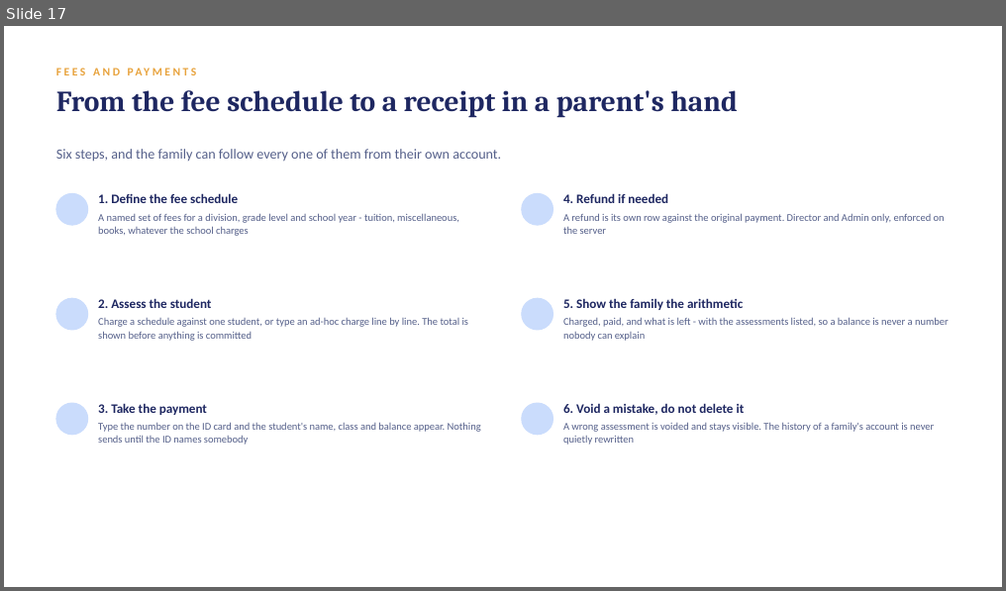
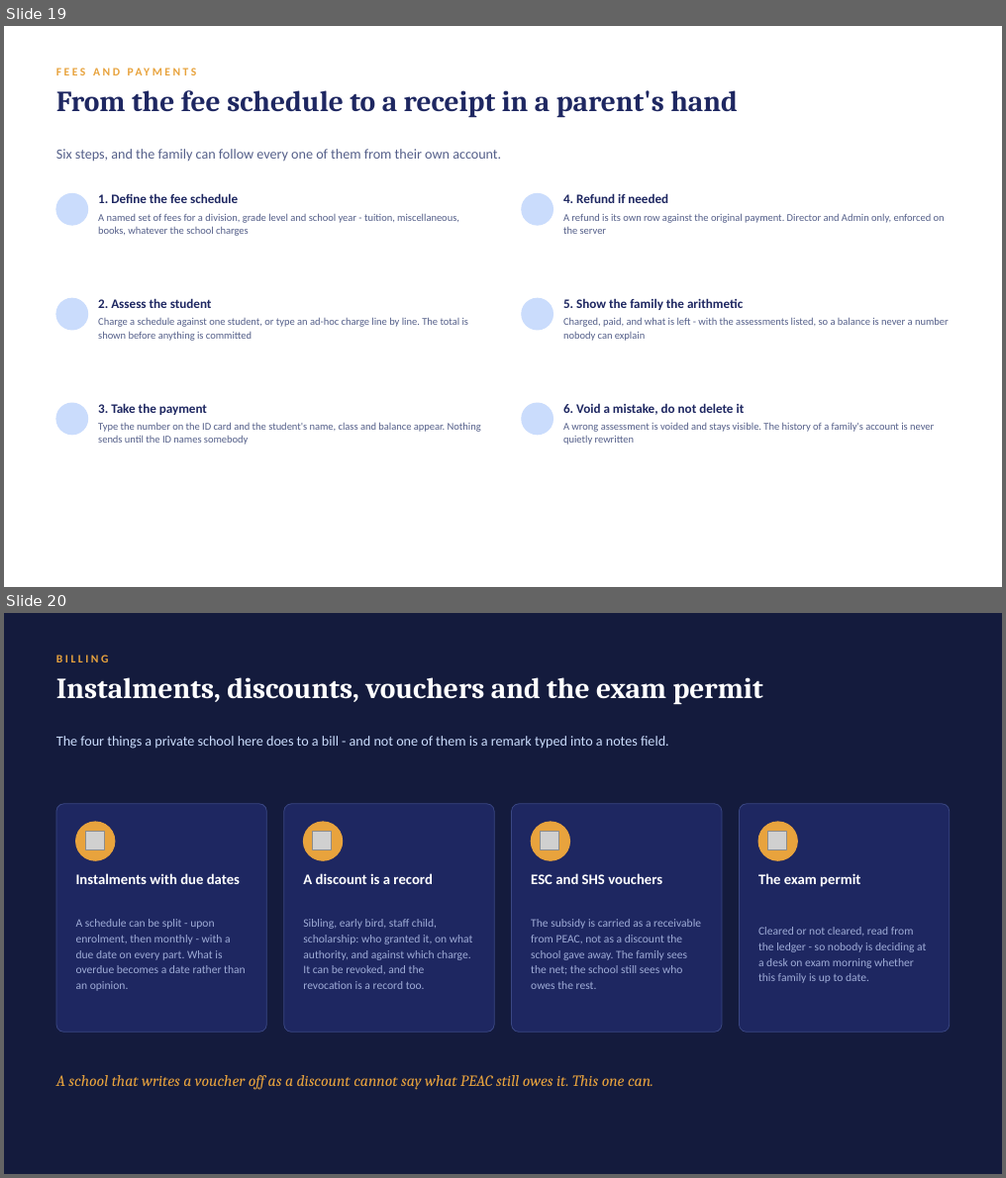
Before and after one commit to jcem0615-rgb/School-saas, a slide deck: marketing/LogicClass-Demo.pptx. Shown one above the other, each under a label of ours: slide 17 before the commit, slides 19 and 20 after it. The pictures are 1006x591 and 1006x1178 pixels, drawn with LibreOffice and Linux fonts; fonts in the diff are those of the drawing; grey boxes stand for pictures; background and template pictures are left out. Boxes give left, top, right and bottom in pixels: in the first picture for what was removed or moved away, otherwise in the second. Text is boxed around its words. In the diff, an @@ line names an element or a change of style, - is before the commit and + after.

```diff
--- a/marketing/LogicClass-Demo.pptx
+++ b/marketing/LogicClass-Demo.pptx
@@ slide 20 added at box(4, 613, 1002, 1174), background #141B3D @@
@@ text added at box(56, 655, 109, 663), 11 pt, text #E8A33D, bold @@
+BILLING
@@ text added at box(56, 677, 763, 705), 28 pt, text #FFFFFF, bold @@
+Instalments, discounts, vouchers and the exam permit
@@ text added at box(56, 736, 669, 749), 13.5 pt, text #CADCFC @@
+The four things a private school here does to a bill - and not one of them is a remark typed into a notes field.
@@ rounded rectangle added at box(56, 804, 266, 1032), fill #1E2761, outline #3A4783 0.75 pt @@
@@ rounded rectangle added at box(284, 804, 494, 1032), fill #1E2761, outline #3A4783 0.75 pt @@
@@ rounded rectangle added at box(512, 804, 722, 1032), fill #1E2761, outline #3A4783 0.75 pt @@
@@ rounded rectangle added at box(740, 804, 949, 1032), fill #1E2761, outline #3A4783 0.75 pt @@
@@ ellipse added at box(76, 822, 115, 861), fill #E8A33D, outline #E8A33D 1 pt @@
@@ picture added at box(85, 832, 104, 851) @@
@@ ellipse added at box(303, 822, 343, 861), fill #E8A33D, outline #E8A33D 1 pt @@
@@ picture added at box(313, 832, 331, 851) @@
@@ ellipse added at box(531, 822, 570, 861), fill #E8A33D, outline #E8A33D 1 pt @@
@@ picture added at box(541, 832, 559, 851) @@
@@ ellipse added at box(758, 822, 798, 861), fill #E8A33D, outline #E8A33D 1 pt @@
@@ picture added at box(768, 832, 787, 851) @@
@@ text added at box(76, 873, 240, 884), 14 pt, text #FFFFFF, bold @@
+Instalments with due dates
@@ text added at box(303, 873, 432, 884), 14 pt, text #FFFFFF, bold @@
+A discount is a record
@@ text added at box(531, 873, 662, 884), 14 pt, text #FFFFFF, bold @@
+ESC and SHS vouchers
@@ text added at box(758, 873, 860, 887), 14 pt, text #FFFFFF, bold @@
+The exam permit
@@ text added at box(76, 919, 246, 991), 11 pt, text #9EABD6 @@
+A schedule can be split - upon enrolment, then monthly - with a due date on every part. What is overdue becomes a date rather than an opinion.
@@ text added at box(303, 919, 473, 989), 11 pt, text #9EABD6 @@
+Sibling, early bird, staff child, scholarship: who granted it, on what authority, and against which charge. It can be revoked, and the revocation is a record too.
@@ text added at box(531, 919, 701, 989), 11 pt, text #9EABD6 @@
+The subsidy is carried as a receivable from PEAC, not as a discount the school gave away. The family sees the net; the school still sees who owes the rest.
@@ text added at box(758, 927, 926, 983), 11 pt, text #9EABD6 @@
+Cleared or not cleared, read from the ledger - so nobody is deciding at a desk on exam morning whether this family is up to date.
@@ text added at box(56, 1075, 653, 1090), 15 pt, text #E8A33D, italic @@
+A school that writes a voucher off as a discount cannot say what PEAC still owes it. This one can.
@@ what was slide 17 is now slide 19 @@
```
Also in this commit, not shown: 2 slides changed, 6 other slides added, 7 other files.
